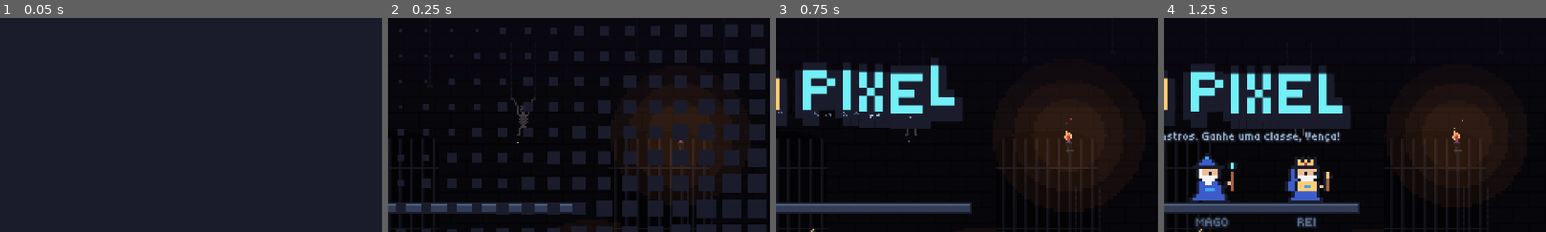
Above: before the commit, frames 1-4 (left to right).
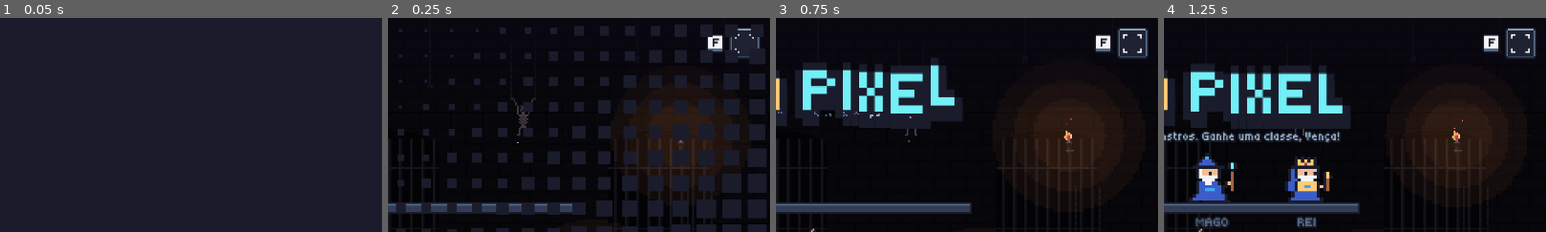
Above: after the commit, the same moments.

Repository: pabllogomez/arena-pixel
Game: Godot game, scene res://scenes/main.tscn
Two runs of this game, one before a commit and one after it. Both use one fixed random seed, a clock stepped at 60 frames per second and the inputs below.
Inputs (mouse positions are % of the whole screen's width and height, from its top left):
- Up to frame 1 (0.05 s): no input
- Up to frame 2 (0.25 s): no input
- Up to frame 3 (0.75 s): tap Enter at 0.5 s; drag from (50, 50) to (60, 28) at 0.52 s
- Up to frame 4 (1.25 s): no input
The pictures show only the part of the screen within x 50-100%, y 0-50%; the shares and areas given below are measured in that part.

Frame 1 is identical in both runs. In frame 2, 1.1% of the frame differs, in the area x 83-98%, y 4-20%; in frame 3, 1.6%; in frame 4, 1.6%.

Commit message:
Celular com tela limpa e tutorial, tela cheia no menu, Recruta 30% mais curto
- Toque: some o botão de pulo e a dica do joystick; a metade direita inteira
  pula e a esquerda arrasta para andar (anel fraco só enquanto o dedo toca)
- Tutorial "COMO JOGAR" antes da primeira partida no celular (segura a
  contagem; em rede some sozinho); dá para rever em OPÇÕES
- Opção "Botões na tela" traz de volta o joystick e o botão desenhados
- Botão de tela cheia no canto do menu inicial (continua em OPÇÕES e na tecla F)
- Recruta precisa de 11 XP para ganhar a classe (antes 16): 6 monstros em vez de 8

Co-Authored-By: Claude Fable 5.2 <noreply@anthropic.com>
Claude-Session: https://claude.ai/code/session_01VZZviDmGUj5ZH7XuJLoxwt

Diff:
--- a/scripts/controles_toque.gd
+++ b/scripts/controles_toque.gd
@@ -61,7 +61,11 @@
 	var b := {}
 	if modo == "jogo":
 		var tela := get_viewport().get_visible_rect().size
-		b["pular"] = {"centro": Vector2(tela.x - 40, tela.y - 46), "raio": 28.0, "acao": "p1_pular", "seta": Vector2.UP}
+		if Jogo.botoes_tela:
+			b["pular"] = {"centro": Vector2(tela.x - 40, tela.y - 46), "raio": 28.0, "acao": "p1_pular", "seta": Vector2.UP}
+		else:
+			# Tela limpa: a metade direita inteira é o botão de pular (invisível)
+			b["pular"] = {"rect": Rect2(tela.x / 2.0 + 4.0, 0, tela.x / 2.0, tela.y), "acao": "p1_pular"}
 	elif modo == "fim":
 		var c := get_viewport().get_visible_rect().size / 2.0
 		c = c.round()
@@ -92,7 +96,7 @@
 
 
 func _na_pausa(pos: Vector2) -> bool:
-	return modo == "jogo" and _rect_pausa().grow(3).has_point(pos)
+	return modo == "jogo" and not partida.tutorial_aberto and _rect_pausa().grow(3).has_point(pos)
 
 
 func _sobre_cartas(pos: Vector2) -> bool:
@@ -134,7 +138,7 @@
 	if event is InputEventKey and event.pressed and not event.echo:
 		match event.physical_keycode:
 			KEY_F:
-				alternar_tela_cheia()
+				Jogo.alternar_tela_cheia()
 			KEY_M:
 				Jogo.definir_som(not Jogo.som)
 			KEY_I:
@@ -143,6 +147,8 @@
 		return  # deixa o clique chegar ao botão/carta
 	if modo == "menu" or modo == "pausa":
 		return
+	if modo == "jogo" and partida.tutorial_aberto:
+		return  # o toque fecha o tutorial; ainda não é comando do jogo
 	if event is InputEventScreenTouch:
 		var t := event as InputEventScreenTouch
 		if t.pressed:
@@ -241,7 +247,7 @@
 # ------------------------------------------------------------------ Desenho
 
 func _draw() -> void:
-	if modo == "jogo":
+	if modo == "jogo" and not partida.tutorial_aberto:
 		_desenhar_botao_pausa()
 	if not Jogo.toque:
 		return
@@ -278,18 +284,21 @@
 
 func _desenhar_joystick() -> void:
 	if _joy_dedo < 0:
+		if not Jogo.botoes_tela:
+			return  # tela limpa: nada desenhado enquanto ninguém toca
 		# Dica fraca de onde fica o controle
 		var c := Vector2(60, get_viewport().get_visible_rect().size.y - 48)
 		draw_arc(c, JOY_RAIO, 0.0, TAU, 32, Color(1, 1, 1, 0.12), 1.0)
 		draw_circle(c, 9.0, Color(1, 1, 1, 0.08))
 		return
-	draw_circle(_joy_centro, JOY_RAIO, Color(1, 1, 1, 0.12))
-	draw_arc(_joy_centro, JOY_RAIO, 0.0, TAU, 32, Color(1, 1, 1, 0.35), 1.0)
+	var forte := 1.0 if Jogo.botoes_tela else 0.5  # na tela limpa o joystick aparece mais fraco
+	draw_circle(_joy_centro, JOY_RAIO, Color(1, 1, 1, 0.12 * forte))
+	draw_arc(_joy_centro, JOY_RAIO, 0.0, TAU, 32, Color(1, 1, 1, 0.35 * forte), 1.0)
 	# Marca de "descer" embaixo da base
 	var baixo := _joy_centro + Vector2(0, JOY_RAIO - 5)
 	var cor_baixo := Color(1, 1, 1, 0.7 if _joy_descendo else 0.25)
 	draw_colored_polygon(PackedVector2Array([baixo + Vector2(-3, -2), baixo + Vector2(3, -2), baixo + Vector2(0, 2)]), cor_baixo)
-	draw_circle(_joy_pos, 10.0, Color(1, 1, 1, 0.45))
+	draw_circle(_joy_pos, 10.0, Color(1, 1, 1, 0.45 * forte))
 
 
 func _desenhar_botao_pausa() -> void:
--- a/scripts/hud.gd
+++ b/scripts/hud.gd
@@ -182,6 +182,8 @@
 func _contagem() -> void:
 	var centro := (size / 2.0).round()
 	var c: float = partida.contagem
+	if partida.tutorial_aberto:
+		return
 	if c > 0.0:
 		var batida := 1.0 - (c - floorf(c))  # 0 no começo de cada número
 		if c >= 3.0:
--- a/scripts/jogo.gd
+++ b/scripts/jogo.gd
@@ -18,6 +18,10 @@
 var iluminacao := true
 ## Tremor de tela, clarões e a pausa curtinha nos golpes fortes
 var impacto := true
+## Celular: mostra o joystick e o botão de pulo desenhados na tela (padrão: tela limpa)
+var botoes_tela := false
+## O tutorial dos controles de toque já foi mostrado neste aparelho
+var tutorial_visto := false
 const ARQUIVO_OPCOES := "user://opcoes.cfg"
 
 var _musica: AudioStreamPlayer
@@ -103,6 +107,32 @@
 	opcoes_mudaram.emit()
 
 
+func definir_botoes_tela(ligado: bool) -> void:
+	botoes_tela = ligado
+	_salvar_opcoes()
+	opcoes_mudaram.emit()
+
+
+func marcar_tutorial_visto() -> void:
+	if not tutorial_visto:
+		tutorial_visto = true
+		_salvar_opcoes()
+
+
+func tela_cheia() -> bool:
+	return DisplayServer.window_get_mode() == DisplayServer.WINDOW_MODE_FULLSCREEN
+
+
+func alternar_tela_cheia() -> void:
+	if tela_cheia():
+		DisplayServer.window_set_mode(DisplayServer.WINDOW_MODE_WINDOWED)
+	else:
+		DisplayServer.window_set_mode(DisplayServer.WINDOW_MODE_FULLSCREEN)
+		# No Android, também tenta travar a tela na horizontal
+		if OS.has_feature("web"):
+			JavaScriptBridge.eval("try { screen.orientation.lock('landscape').catch(function(){}); } catch (e) {}")
+
+
 func definir_impacto(ligado: bool) -> void:
 	impacto = ligado
 	_salvar_opcoes()
@@ -147,6 +177,8 @@
 		som = cfg.get_value("opcoes", "som", true)
 		iluminacao = cfg.get_value("opcoes", "iluminacao", true)
 		impacto = cfg.get_value("opcoes", "impacto", true)
+		botoes_tela = cfg.get_value("opcoes", "botoes_tela", false)
+		tutorial_visto = cfg.get_value("opcoes", "tutorial_visto", false)
 	AudioServer.set_bus_mute(0, not som)
 
 
@@ -155,6 +187,8 @@
 	cfg.set_value("opcoes", "som", som)
 	cfg.set_value("opcoes", "iluminacao", iluminacao)
 	cfg.set_value("opcoes", "impacto", impacto)
+	cfg.set_value("opcoes", "botoes_tela", botoes_tela)
+	cfg.set_value("opcoes", "tutorial_visto", tutorial_visto)
 	cfg.save(ARQUIVO_OPCOES)
 
 
--- a/scripts/lutador.gd
+++ b/scripts/lutador.gd
@@ -10,8 +10,8 @@
 const QUEDA_MAX := 360.0
 const TEMPO_COYOTE := 0.1
 const TEMPO_BUFFER := 0.12
-## XP que o Recruta precisa para ganhar a classe (~3 monstros iniciais)
-const XP_PARA_CLASSE := 16
+## XP que o Recruta precisa para ganhar a classe (6 monstros iniciais, de 2 XP)
+const XP_PARA_CLASSE := 11
 ## Regeneração fora de combate: depois de REGEN_ESPERA s sem tomar dano,
 ## recupera REGEN_TAXA da vida máxima por segundo.
 const REGEN_ESPERA := 5.0
--- a/scripts/menu.gd
+++ b/scripts/menu.gd
@@ -49,6 +49,10 @@
 	return Rect2(roundf(size.x / 2.0 - LARG_OPCAO / 2.0), Y_OPCOES + i * ESPACO_OPCOES, LARG_OPCAO, ALT_OPCAO)
 
 
+func _rect_tela_cheia() -> Rect2:
+	return Rect2(size.x - 26.0, 6, 20, 20)
+
+
 func _rect_voltar() -> Rect2:
 	return Rect2(6, 6, 56, 16)
 
@@ -59,6 +63,10 @@
 	# Toque ou clique: escolhe a opção tocada (o toque vira clique automaticamente)
 	if event is InputEventMouseButton and event.pressed and event.button_index == MOUSE_BUTTON_LEFT:
 		var pos: Vector2 = event.position - _deslocamento()
+		if _rect_tela_cheia().grow(4).has_point(pos):
+			Jogo.tocar("pulo")
+			Jogo.alternar_tela_cheia()
+			return
 		if _tela == "dificuldade" and _rect_voltar().grow(3).has_point(pos):
 			_mudar_tela("modo", 0)
 			return
@@ -143,9 +151,10 @@
 
 	if _tela == "dificuldade":
 		UI.botao(self, _rect_voltar(), "VOLTAR", false)
+	_desenhar_tela_cheia()
 	if Jogo.toque:
 		UI.texto(self, Vector2(cx, 238), "Toque em uma opção", UI.P, UI.BORDA)
-		UI.texto(self, Vector2(cx, 249), "Joystick: dedo na esquerda   Pulo: na direita   Melhorias: toque na carta", UI.P, Color("41a6f6"))
+		UI.texto(self, Vector2(cx, 249), "Arraste na esquerda: andar    Toque na direita: pular    Melhorias: toque na carta", UI.P, Color("41a6f6"))
 		UI.texto(self, Vector2(cx, 260), "O ataque é automático. Partidas de 3 minutos + Morte Súbita.", UI.P, UI.BORDA)
 		return
 	var ajuda := "W/S ou ↑/↓: escolher     ESPAÇO: confirmar"
@@ -202,3 +211,27 @@
 		var sobe := roundf(pow(1.0 - e, 2.0) * 10.0)
 		draw_texture_rect_region(_texturas[i], Rect2(x - 16, 85 - sobe, 32, 32), Rect2(quadro * 16, 0, 16, 16))
 		UI.texto(self, Vector2(x, 128), Jogo.CLASSES[i].to_upper(), UI.P, UI.BORDA)
+
+
+func _desenhar_tela_cheia() -> void:
+	## Botão de tela cheia no canto: quatro cantoneiras (para fora = ampliar,
+	## para dentro = sair da tela cheia).
+	var r := _rect_tela_cheia()
+	var cheia := Jogo.tela_cheia()
+	UI.moldura(self, r, Color(UI.TINTA, 0.92), UI.OURO if cheia else UI.BORDA, UI.BRANCO if cheia else UI.LUZ)
+	var c := r.position + Vector2(10, 10)
+	for sx in [-1, 1]:
+		for sy in [-1, 1]:
+			# Ampliar: quina no canto de fora, braços para dentro. Reduzir: o contrário.
+			var k := 2 if cheia else 5
+			var passo := 1 if cheia else -1
+			for i in 3:
+				draw_rect(Rect2(_px(c.x, sx, k + passo * i), _px(c.y, sy, k), 1, 1), UI.BRANCO)
+				draw_rect(Rect2(_px(c.x, sx, k), _px(c.y, sy, k + passo * i), 1, 1), UI.BRANCO)
+	if not Jogo.toque:
+		UI.tecla(self, Vector2(r.position.x - 9.0, r.position.y + 10.0), "F")
+
+
+func _px(centro: float, sinal: int, k: int) -> float:
+	## Coluna/linha do k-ésimo pixel a partir do centro, para o lado `sinal`.
+	return centro + k if sinal > 0 else centro - k - 1
--- a/scripts/painel_opcoes.gd
+++ b/scripts/painel_opcoes.gd
@@ -10,10 +10,11 @@
 var na_pausa := true
 
 var _sel := 0
+var _tutorial: Control = null
 var _quadros := 0  # ignora o teclado no 1º quadro (a tecla que abriu o painel)
 const LARG := 190.0
 const ALT_ITEM := 18.0
-const ESPACO := 4.0
+const ESPACO := 3.0
 
 
 func _ready() -> void:
@@ -30,6 +31,9 @@
 	itens.append(["som", "Som: " + ("LIGADO" if Jogo.som else "DESLIGADO")])
 	itens.append(["luz", "Iluminação: " + ("LIGADA" if Jogo.iluminacao else "DESLIGADA")])
 	itens.append(["impacto", "Tremor e clarões: " + ("LIGADOS" if Jogo.impacto else "DESLIGADOS")])
+	if Jogo.toque:
+		itens.append(["botoes", "Botões na tela: " + ("LIGADOS" if Jogo.botoes_tela else "DESLIGADOS")])
+		itens.append(["como_jogar", "COMO JOGAR"])
 	itens.append(["menu", "VOLTAR AO MENU INICIAL" if na_pausa else "VOLTAR"])
 	return itens
 
@@ -59,6 +63,11 @@
 			Jogo.definir_iluminacao(not Jogo.iluminacao)
 		"impacto":
 			Jogo.definir_impacto(not Jogo.impacto)
+		"botoes":
+			Jogo.definir_botoes_tela(not Jogo.botoes_tela)
+		"como_jogar":
+			_tutorial = preload("res://scripts/tutorial.gd").new()
+			add_child(_tutorial)
 		"menu":
 			if na_pausa:
 				sair_para_menu.emit()
@@ -80,7 +89,7 @@
 func _process(_delta: float) -> void:
 	_quadros += 1
 	queue_redraw()
-	if _quadros < 2:
+	if _quadros < 2 or (_tutorial != null and is_instance_valid(_tutorial)):
 		return
 	var itens := _itens()
 	if Input.is_action_just_pressed("menu_cima"):
--- a/scripts/partida.gd
+++ b/scripts/partida.gd
@@ -62,6 +62,8 @@
 var _quadros_impacto := 0
 var _camera_lenta := false
 var _t_confete := 0.0
+## Tutorial de toque aberto (segura a contagem inicial nas partidas locais)
+var tutorial_aberto := false
 
 var mapa: Dictionary
 var nav: Navegacao
@@ -157,6 +159,8 @@
 			l.process_mode = Node.PROCESS_MODE_DISABLED
 		jogadores[n] = l
 
+	if Jogo.toque and not Jogo.tutorial_visto:
+		_abrir_tutorial()
 	if rede == "convidado":
 		return  # quem simula monstros, tempo e regras é o anfitrião
 	_sortear_momentos_bola(rng)
@@ -175,6 +179,17 @@
 		Rede.iniciar_partida_remota(remoto)
 
 
+func _abrir_tutorial() -> void:
+	## Primeira partida no celular: explica os gestos antes da contagem.
+	var t: Control = preload("res://scripts/tutorial.gd").new()
+	t.partida = self
+	tutorial_aberto = true
+	t.fechado.connect(func() -> void:
+		tutorial_aberto = false
+		Jogo.marcar_tutorial_visto())
+	$HUD.add_child(t)
+
+
 func _congelar(sim: bool) -> void:
 	## Congela personagens, monstros, lacaios e projéteis (tochas e pingos seguem).
 	if rede == "convidado":
@@ -247,7 +262,7 @@
 	if rede == "convidado":
 		_process_convidado(delta)
 		return
-	if contagem > -1.0 and (not pausado or rede != ""):
+	if contagem > -1.0 and (not pausado or rede != "") and not (tutorial_aberto and rede == ""):
 		var antes := contagem
 		contagem -= delta
 		if antes > 0.0 and contagem <= 0.0:
--- /dev/null
+++ b/scripts/tutorial.gd
@@ -0,0 +1,113 @@
+extends Control
+## Tutorial dos controles de toque: aparece antes da primeira partida no
+## celular (e em OPÇÕES > COMO JOGAR). Um toque fecha.
+##   metade esquerda: arrastar o dedo anda (puxar para baixo desce)
+##   metade direita: tocar pula
+
+signal fechado
+
+## Em rede o tutorial não segura o jogo: some sozinho quando a contagem acaba
+var partida: Node
+
+var _t := 0.0
+var _tex: Texture2D
+
+
+func _ready() -> void:
+	set_anchors_and_offsets_preset(PRESET_FULL_RECT)
+	mouse_filter = MOUSE_FILTER_STOP
+	_tex = Jogo.dados_recruta().textura_p1
+
+
+func _fechar() -> void:
+	if is_queued_for_deletion():
+		return
+	Jogo.tocar("nivel")
+	fechado.emit()
+	queue_free()
+
+
+func _gui_input(event: InputEvent) -> void:
+	if event is InputEventMouseButton and event.pressed and _t > 0.4:
+		accept_event()
+		_fechar()
+
+
+func _process(delta: float) -> void:
+	_t += delta / maxf(Engine.time_scale, 0.05)
+	if _t > 0.4 and (Input.is_action_just_pressed("menu_ok") or Input.is_action_just_pressed("menu_voltar")):
+		_fechar()
+	elif partida != null and is_instance_valid(partida) and partida.rede != "" and partida.contagem <= 0.0:
+		_fechar()
+	queue_redraw()
+
+
+func _dedo(c: Vector2, apertado: bool) -> void:
+	## Marca de dedo: disco em degraus com um anel em volta quando encosta.
+	c = c.round()
+	var cor := Color(UI.BRANCO, 0.9 if apertado else 0.45)
+	for dy in range(-4, 5):
+		var meia := roundf(sqrt(20.0 - dy * dy))
+		draw_rect(Rect2(c.x - meia, c.y + dy, meia * 2.0, 1), cor)
+	if apertado:
+		for i in 12:
+			var p := c + Vector2.from_angle(TAU * i / 12.0) * 9.0
+			draw_rect(Rect2(p.round(), Vector2.ONE), UI.OURO)
+
+
+func _draw() -> void:
+	draw_rect(Rect2(Vector2.ZERO, size), Color(UI.TINTA, 0.94))
+	var cx := roundf(size.x / 2.0)
+	var cy := roundf(size.y / 2.0)
+	UI.texto(self, Vector2(cx, cy - 112), "COMO JOGAR", UI.G, UI.OURO)
+	# Linha pontilhada separando as duas metades
+	var y := cy - 86.0
+	while y < cy + 70.0:
+		draw_rect(Rect2(cx, y, 1, 3), UI.BORDA)
+		y += 6.0
+
+	# ---- Metade esquerda: arrastar anda
+	var ex := roundf(size.x * 0.25)
+	UI.texto(self, Vector2(ex, cy - 74), "LADO ESQUERDO", UI.P, UI.BORDA)
+	UI.texto(self, Vector2(ex, cy - 56), "ARRASTE", UI.M, Color("41a6f6"))
+	UI.texto(self, Vector2(ex, cy - 40), "o dedo para andar", UI.P, UI.LUZ)
+	var vai := sin(_t * 2.4)
+	var chao := cy + 4.0
+	draw_rect(Rect2(ex - 70, chao, 140, 1), UI.BORDA)
+	var px := ex + roundf(vai * 46.0)
+	var quadro := 2 + int(_t * 10.0) % 4
+	var destino := Rect2(px - 8, chao - 16, 16, 16)
+	if cos(_t * 2.4) < 0.0:
+		destino = Rect2(px + 8, chao - 16, -16, 16)
+	draw_texture_rect_region(_tex, destino, Rect2(quadro * 16, 0, 16, 16))
+	# O dedo arrastando embaixo, com setas para os lados
+	var dy0 := cy + 30.0
+	UI.seta(self, Vector2(ex - 34, dy0), -1.0, UI.BORDA)
+	UI.seta(self, Vector2(ex + 34, dy0), 1.0, UI.BORDA)
+	draw_rect(Rect2(ex - 26, dy0, 52, 1), UI.APAGADO)
+	_dedo(Vector2(ex + vai * 22.0, dy0), true)
+	UI.texto(self, Vector2(ex, cy + 54), "Puxe para baixo: desce da plataforma", UI.P, UI.BORDA)
+
+	# ---- Metade direita: tocar pula
+	var dx := roundf(size.x * 0.75)
+	UI.texto(self, Vector2(dx, cy - 74), "LADO DIREITO", UI.P, UI.BORDA)
+	UI.texto(self, Vector2(dx, cy - 56), "TOQUE", UI.M, Color("ef7d57"))
+	UI.texto(self, Vector2(dx, cy - 40), "em qualquer ponto para pular", UI.P, UI.LUZ)
+	draw_rect(Rect2(dx - 70, chao, 140, 1), UI.BORDA)
+	var ciclo := fmod(_t, 1.2)
+	var no_ar := ciclo < 0.6
+	var altura := 0.0
+	if no_ar:
+		var u := ciclo / 0.6
+		altura = roundf(4.0 * 26.0 * u * (1.0 - u))
+	var q := 0
+	if no_ar:
+		q = 6 if ciclo < 0.3 else 7
+	draw_texture_rect_region(_tex, Rect2(dx - 8, chao - 16 - altura, 16, 16), Rect2(q * 16, 0, 16, 16))
+	_dedo(Vector2(dx, dy0), ciclo < 0.18)
+	UI.texto(self, Vector2(dx, cy + 54), "Segure para pular mais alto", UI.P, UI.BORDA)
+
+	# ---- Rodapé
+	UI.texto(self, Vector2(cx, cy + 84), "O ataque é automático. As melhorias aparecem em cartas: toque na carta.", UI.P, UI.LUZ)
+	if int(_t * 2.0) % 2 == 0 or _t < 0.4:
+		UI.texto(self, Vector2(cx, cy + 108), "TOQUE PARA COMEÇAR" if partida != null else "TOQUE PARA FECHAR", UI.M, UI.VERDE)
Not shown, added: scripts/tutorial.gd.uid
